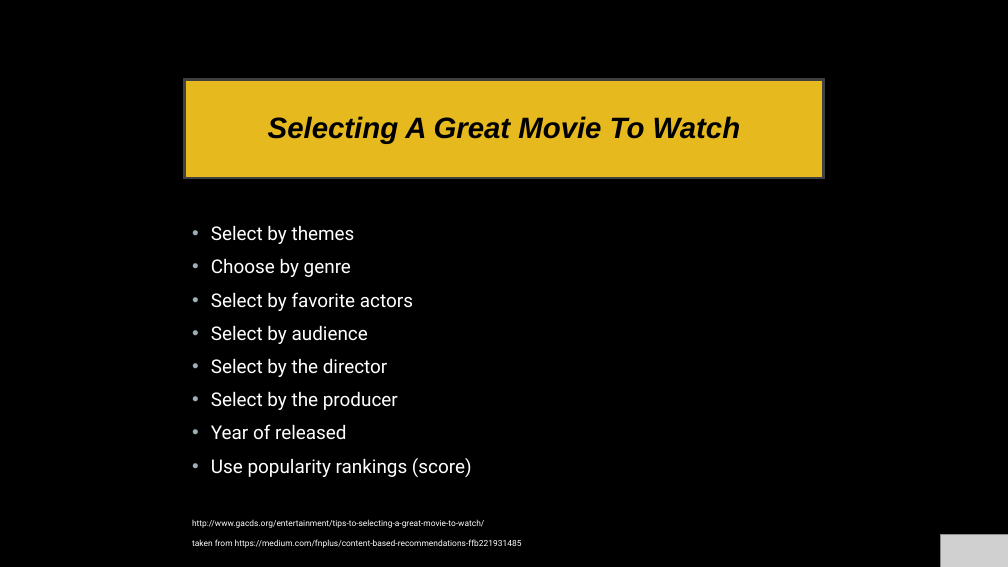
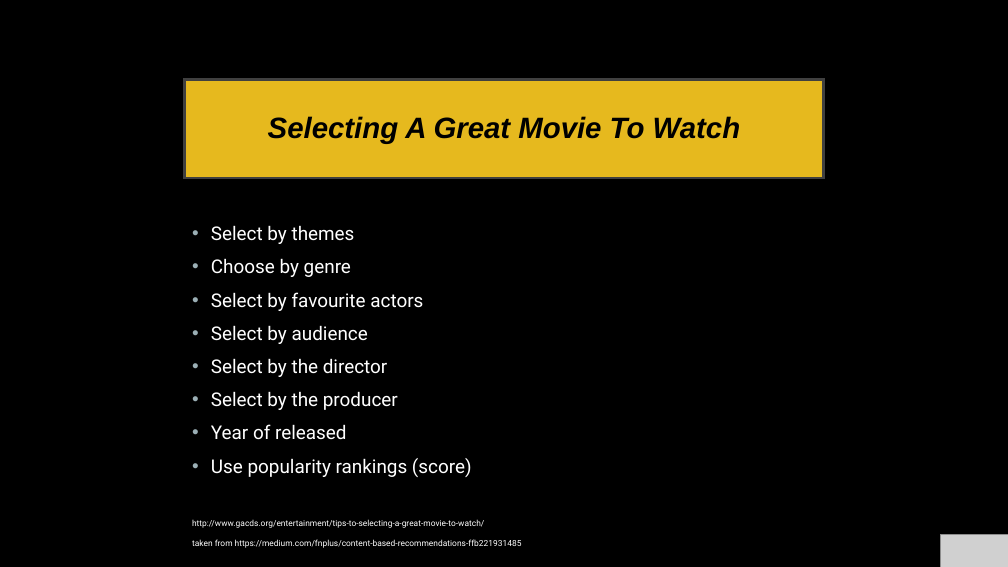
Before and after one commit to dimadnan/final_project, a slide deck: slide 10 of Final_Project.pptx (slide 9 before the commit). Drawn at 1008x567 pixels with LibreOffice and Linux fonts; fonts in the diff are those of the drawing; grey boxes stand for pictures. Boxes give left, top, right and bottom in pixels: in the first picture for what was removed or moved away, otherwise in the second. Text is boxed around its words. In the diff, an @@ line names an element or a change of style, - is before the commit and + after.

```diff
--- a/Final_Project.pptx
+++ b/Final_Project.pptx
@@ text at [211,292,423,311]: text changed @@
-• Select by favorite actors
+• Select by favourite actors
```
Also in this commit, not shown: 4 other slides changed, 1 slide added, 3 other files.
